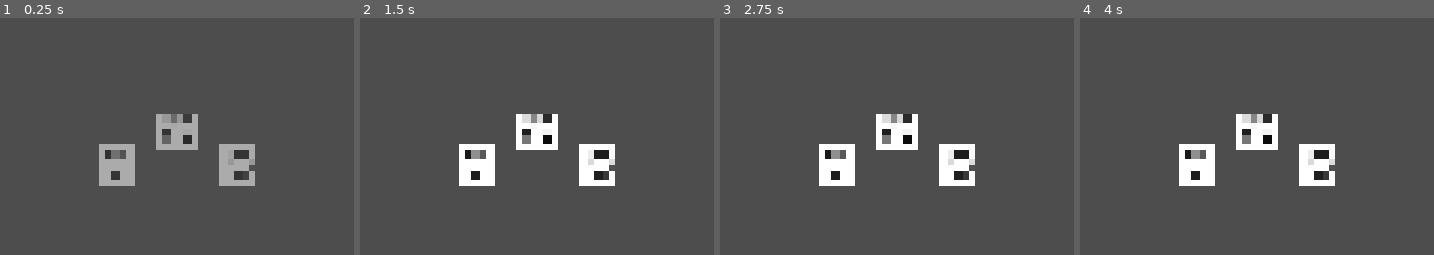
Above: before the commit, frames 1-4 (left to right).
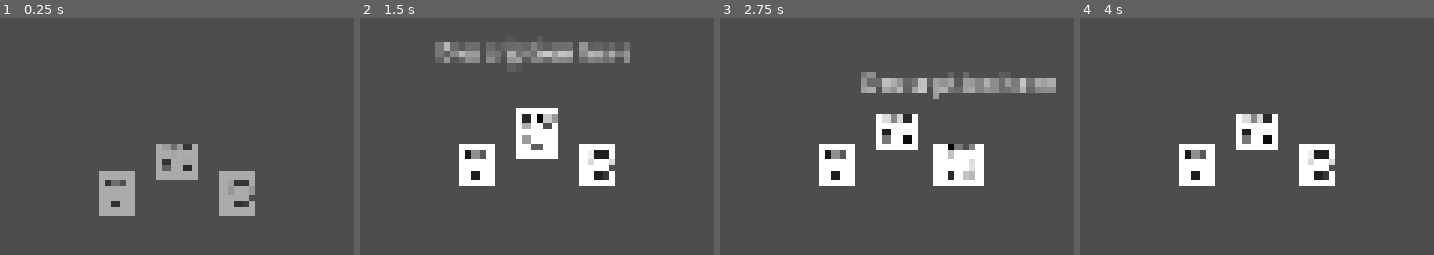
Above: after the commit, the same moments.

Repository: nickdowning16-ops/forgetful-handyman
Game: Godot game, scene res://UI/Thought Loops/loop_mod_selector.tscn
The game is run twice, just before and just after one commit, with the same random seed, the same clock (stepped at 60 frames per second) and the same inputs. This scene is started directly instead of the project's main scene.
Inputs (mouse positions are in pixels of both pictures, inside the frame that each line leads up to):
- Up to frame 1 (0.25 s): no input
- Up to frame 2 (1.5 s): move the mouse to (473, 164) at 0.52 s; hold Right (ui_right) 0.53-1.28 s; tap Space (open_QTE) at 0.6, 1.35 s; tap Enter at 1.25 s; move the mouse to (537, 164) at 1.27 s; hold Down (ui_down) from 1.28 s (still down)
- Up to frame 3 (2.75 s): tap Space (open_QTE) at 2, 2.1 s; move the mouse to (960, 164) at 2.02 s; release Down (ui_down) at 2.03 s; hold Right (ui_right) from 2.03 s (still down)
- Up to frame 4 (4 s): tap Enter at 2.75 s; move the mouse to (outside the picture) at 2.77 s; release Right (ui_right) at 2.78 s; hold Up (ui_up) 2.78-3.53 s; tap Space (open_QTE) at 2.85, 3.5, 3.6 s; move the mouse to (outside the picture) at 3.52 s; hold Left (ui_left) from 3.53 s (still down)

The runs differ from the first frame. In frame 1, 8.1% of the frame differs, in the area x 27-73%, y 40-84%; in frame 2, 5.3%; in frame 3, 4.8%; in frame 4, nothing differs.

Commit message:
kept hbox moved control to child for movement

Diff:
--- a/Scripts/UI/Thought Loops/loop_mod.gd
+++ b/Scripts/UI/Thought Loops/loop_mod.gd
@@ -11,24 +11,24 @@
 	pass
 
 func _on_area_2d_mouse_entered():
-	$Panel/LoopDescription.visible = true
-	self.scale = Vector2(1.2, 1.2)
+	$EditableContainer/LoopDescription.visible = true
+	$EditableContainer.scale = Vector2(1.2, 1.2)
 
 func _on_area_2d_mouse_exited():
-	$Panel/LoopDescription.visible = false
-	self.scale = Vector2(1.0, 1.0)
+	$EditableContainer/LoopDescription.visible = false
+	$EditableContainer.scale = Vector2(1.0, 1.0)
 
 func spawn():
 	# play anim of moving
-	self.modulate.a = 0.0
-	self.position.y += rise_distance
+	$EditableContainer.modulate.a = 0.0
+	$EditableContainer.position.y += rise_distance
 
 	var tween = create_tween()
 	tween.set_parallel(true)
 	tween.set_ease(Tween.EASE_OUT)
 	tween.set_trans(Tween.TRANS_SINE)
 
-	tween.tween_property(self, "modulate:a", 1.0, fade_duration)
-	tween.tween_property(self, "position:y", self.position.y - rise_distance, fade_duration)
+	tween.tween_property($EditableContainer, "modulate:a", 1.0, fade_duration)
+	tween.tween_property($EditableContainer, "position:y", $EditableContainer.position.y - rise_distance, fade_duration)
 
 	# play anim of some idle like glow
--- a/UI/Thought Loops/loop_mod.tscn
+++ b/UI/Thought Loops/loop_mod.tscn
@@ -19,7 +19,7 @@
 size_flags_vertical = 4
 script = ExtResource("1_7f3k8")
 
-[node name="Panel" type="Panel" parent="." unique_id=1993755508]
+[node name="EditableContainer" type="Control" parent="." unique_id=470533520]
 layout_mode = 1
 anchors_preset = 8
 anchor_left = 0.5
@@ -29,10 +29,10 @@
 grow_horizontal = 2
 grow_vertical = 2
 
-[node name="Sprite2D" type="Sprite2D" parent="Panel" unique_id=446383809]
+[node name="Sprite2D" type="Sprite2D" parent="EditableContainer" unique_id=446383809]
 texture = ExtResource("1_vfovv")
 
-[node name="LoopDescription" type="RichTextLabel" parent="Panel" unique_id=615972727]
+[node name="LoopDescription" type="RichTextLabel" parent="EditableContainer" unique_id=615972727]
 visible = false
 layout_mode = 1
 anchors_preset = 8
@@ -50,12 +50,12 @@
 horizontal_alignment = 1
 vertical_alignment = 1
 
-[node name="MouseTriggerArea2D" type="Area2D" parent="Panel" unique_id=772766875]
+[node name="MouseTriggerArea2D" type="Area2D" parent="EditableContainer" unique_id=772766875]
 
-[node name="CollisionShape2D" type="CollisionShape2D" parent="Panel/MouseTriggerArea2D" unique_id=1030879239]
+[node name="CollisionShape2D" type="CollisionShape2D" parent="EditableContainer/MouseTriggerArea2D" unique_id=1030879239]
 shape = SubResource("RectangleShape2D_hkagk")
 
 [connection signal="mouse_entered" from="." to="." method="_on_mouse_entered"]
 [connection signal="mouse_exited" from="." to="." method="_on_mouse_exited"]
-[connection signal="mouse_entered" from="Panel/MouseTriggerArea2D" to="." method="_on_area_2d_mouse_entered"]
-[connection signal="mouse_exited" from="Panel/MouseTriggerArea2D" to="." method="_on_area_2d_mouse_exited"]
+[connection signal="mouse_entered" from="EditableContainer/MouseTriggerArea2D" to="." method="_on_area_2d_mouse_entered"]
+[connection signal="mouse_exited" from="EditableContainer/MouseTriggerArea2D" to="." method="_on_area_2d_mouse_exited"]
--- a/UI/Thought Loops/loop_mod_selector.tscn
+++ b/UI/Thought Loops/loop_mod_selector.tscn
@@ -9,6 +9,7 @@
 anchor_bottom = 1.0
 grow_horizontal = 2
 grow_vertical = 2
+mouse_filter = 1
 
 [node name="HBoxContainer" type="HBoxContainer" parent="." unique_id=1659940540]
 custom_minimum_size = Vector2(150, 150)
